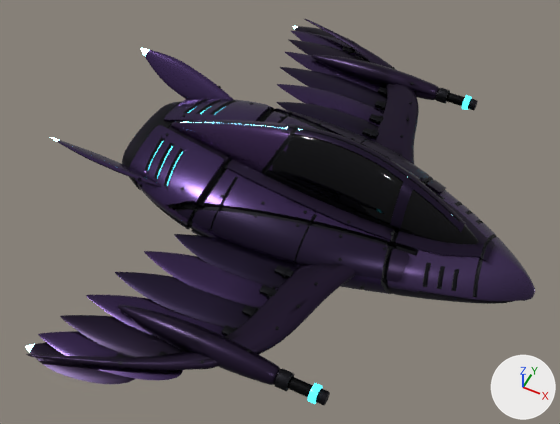
A saved change to the glTF model crates/client/assets/models/flier.glb.
Camera for both pictures: a 50 mm camera at (2.07, -4.63, 6.04) aimed at (-0.1, -0.3, 0.62). Every picture has the same lights, and +X, +Y and +Z are marked at lower right. The first picture is the older version. Vertices at exactly the same position are counted once.

Names of what the first picture shows: 'flier'.
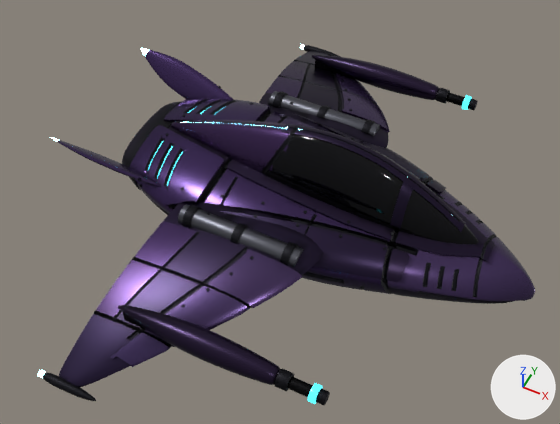
Location of each change, (x1, y1, x2, y2) in pixels of the pictures (560 x 424 px; the box of a moved part takes in the faces that stretch with it):
'flier', reshaped (6% shorter)
    before: (25, 19, 535, 405)
    after: (37, 44, 535, 405)
part 1 of me_flier, moved or reshaped
    before: (342, 46, 356, 54)
    after: (315, 60, 337, 73)
part 2 of me_flier, moved or reshaped (mostly hidden before)
    before: (116, 353, 126, 357)
    after: (123, 313, 145, 329)
part 3 of me_flier, deleted
    before: (25, 26, 412, 384)
part 4 of me_flier, moved or reshaped
    before: (218, 19, 419, 164)
    after: (218, 44, 390, 148)
part 5 of me_flier, moved or reshaped
    before: (26, 234, 355, 380)
    after: (37, 198, 323, 401)
part 6 of me_flier, recoloured
    both: (118, 55, 420, 367)

The change, as a diff of the scene's bpy script:
```diff
--- a/crates/client/assets/models/flier.glb.py
+++ b/crates/client/assets/models/flier.glb.py
@@ mat_alloy @@
+mat_alloy = bpy.data.materials.new('alloy')
+mat_alloy.use_nodes = True; mat_alloy.node_tree.nodes.clear()
+_N = mat_alloy.node_tree.nodes; _L = mat_alloy.node_tree.links
+n0 = _N.new('ShaderNodeBsdfPrincipled'); n0.name = 'Principled BSDF'
+n0.inputs[1].default_value = 0.95  # 'Metallic'
+n0.inputs[2].default_value = 0.4  # 'Roughness'
+n1 = _N.new('ShaderNodeOutputMaterial'); n1.name = 'Material Output'
+n2 = _N.new('ShaderNodeVertexColor'); n2.name = 'Color Attribute'
+_L.new(n0.outputs[0], n1.inputs[0])  # 'BSDF' to 'Surface'
+_L.new(n2.outputs[0], n0.inputs[0])  # 'Color' to 'Base Color'
@@ me_flier @@
 # used by ob_flier; location = (0.0, 0.0, 0.0)
-me_flier.from_pydata(...)  # 31649 vertices, 60836 faces; spans x -2.28..2.27, y -2.59..2.59, z 0.18..1.47
+me_flier.from_pydata(...)  # 32645 vertices, 62628 faces; spans x -2.28..2.27, y -2.58..2.58, z 0.18..1.47
+# me_flier part 1: the loose piece of 56 vertices spanning x -0.58..-0.43, y 2.24..2.32, z 0.6..0.64 is scaled about its middle by (3.43, 0.603, 3.4), then moved by (0.0, -0.38, -0.01)
+# me_flier part 2: the loose piece of 56 vertices spanning x -0.58..-0.43, y -2.32..-2.24, z 0.6..0.64 is scaled about its middle by (3.43, 0.603, 3.4), then moved by (0.0, 0.38, -0.01)
+# me_flier part 3: 30 loose pieces with 1444 vertices, spanning x -1.33..0.61, y -2.58..2.58, z 0.56..0.79, are deleted
+# me_flier part 4: 3 vertices moved within x -1.34..-0.26, y 0.74..1.71, z 0.64..0.9; 3104 vertices removed from x -1.34..1.0, y 0.29..2.59, z 0.58..0.93; 4324 vertices added at x -1.33..1.01, y 0.29..2.58, z 0.23..0.94
+# me_flier part 5: 2 vertices moved within x -0.43..-0.26, y -1.71..-1.43, z 0.64..0.66; 3085 vertices removed from x -1.29..0.89, y -2.59..-0.5, z 0.58..0.79; 4305 vertices added at x -1.23..0.54, y -2.58..-0.52, z 0.23..0.94
+# me_flier part 6: 7144 kept faces spanning x -1.49..1.18, y -2.02..2.02, z 0.18..1.32 get new vertex colours
+# other edits to the shape of me_flier do not show in these pictures
 me_flier.materials.append(mat_shell)
@@ me_flier @@
 me_flier.materials.append(mat_glass)
+me_flier.materials.append(mat_alloy)
```
